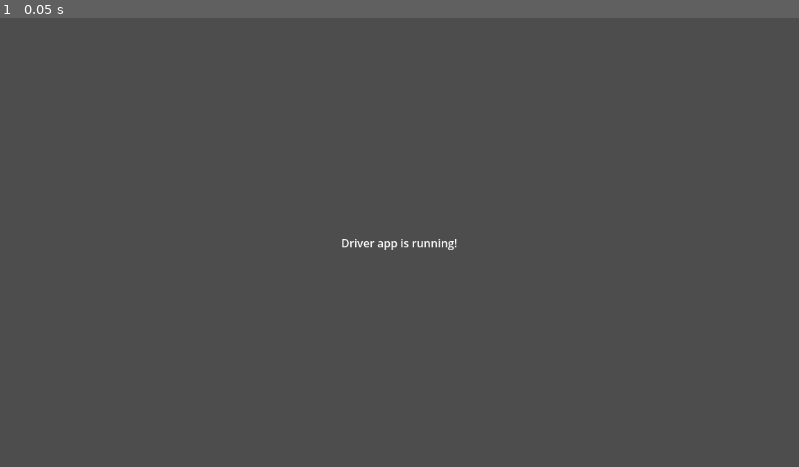
Above: before the commit, frame 1.
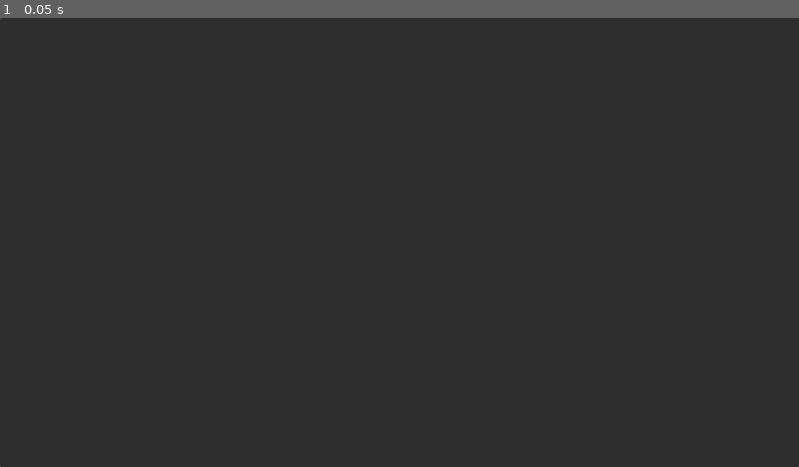
Above: after the commit, the same moment.

Repository: Andrew-Arcade/driver
Game: Godot game, scene res://scenes/cabinet_list.tscn
The game is run twice, just before and just after one commit, with the same random seed, the same clock (stepped at 60 frames per second) and the same inputs. Before the commit the project starts from res://scenes/test_scene.tscn.
Inputs:
- Up to frame 1 (0.05 s): no input

The runs differ from the first frame. In frame 1, 100% of the frame differs, in the area x 0-100%, y 0-100%.

Commit message:
feat: working on driver

Diff:
--- /dev/null
+++ b/godot-project/core/scripts/cabinet_data.gd
@@ -0,0 +1,8 @@
+extends Resource
+class_name CabinetData
+
+@export var display_name: String = "Unknown App"
+@export var developer: String = "Unknown Dev"
+@export var description: String = ""
+@export var icon: Texture2D
+@export var target_size: Vector2 = Vector2(64, 64)
--- /dev/null
+++ b/godot-project/core/scripts/force_x64.gd
@@ -0,0 +1,9 @@
+extends TextureRect
+
+func _ready():
+	expand_mode = TextureRect.EXPAND_IGNORE_SIZE
+	stretch_mode = TextureRect.STRETCH_SCALE
+
+func _process(_delta):
+	if size.x != size.y:
+		size.x = size.y
--- a/godot-project/project.godot
+++ b/godot-project/project.godot
@@ -13,7 +13,7 @@
 config/name="driver"
 config/description="Driver app for Andrew Arcade."
 config/version="0.1"
-run/main_scene="uid://deghpklpn1kwb"
+run/main_scene="uid://d2s563m8jritt"
 config/features=PackedStringArray("4.6", "Forward Plus")
 boot_splash/bg_color=Color(0, 0, 0, 1)
 boot_splash/image="uid://jkcq88qkwra1"
--- /dev/null
+++ b/godot-project/scenes/cabinet.gd
@@ -0,0 +1,37 @@
+extends Control
+
+@export var item_data : CabinetData
+
+@onready var icon_rect : TextureRect = %Icon
+@onready var display_name_label : Label = %Title
+@onready var developer_label : Label = %Developer
+@onready var description_label : Label = %Description
+
+func _ready():
+	if item_data:
+		load_data(item_data)
+
+func load_data(data: CabinetData):
+	if display_name_label:
+		display_name_label.text = data.display_name
+
+	if developer_label:
+		developer_label.text = "By: " + data.developer
+
+	if description_label:
+		description_label.text = data.description
+
+	if icon_rect:
+		if data.icon:
+			icon_rect.texture = data.icon
+		_apply_stretch(icon_rect, data.target_size)
+
+func update_icon(new_tex: Texture2D):
+	if icon_rect:
+		icon_rect.texture = new_tex
+		_apply_stretch(icon_rect, Vector2(64, 64))
+
+func _apply_stretch(rect: TextureRect, _size: Vector2):
+	rect.custom_minimum_size = _size
+	rect.expand_mode = TextureRect.EXPAND_IGNORE_SIZE
+	rect.stretch_mode = TextureRect.STRETCH_KEEP_ASPECT_CENTERED
--- /dev/null
+++ b/godot-project/scenes/cabinet.tscn
@@ -0,0 +1,86 @@
+[gd_scene format=3 uid="uid://cp8m7wpprdfu0"]
+
+[ext_resource type="Script" uid="uid://dl5p0apoxpca5" path="res://scenes/cabinet.gd" id="1_54rbh"]
+[ext_resource type="Texture2D" uid="uid://cxgev14oe2l1q" path="res://assets/sprites/error/error_x64.png" id="1_xr4xt"]
+
+[sub_resource type="LabelSettings" id="LabelSettings_xr4xt"]
+font_size = 18
+
+[sub_resource type="LabelSettings" id="LabelSettings_54rbh"]
+font_size = 14
+font_color = Color(0.91228896, 0.9122889, 0.91228884, 1)
+
+[sub_resource type="LabelSettings" id="LabelSettings_c6sfa"]
+font_size = 12
+font_color = Color(0.9137255, 0.9137255, 0.9137255, 1)
+
+[node name="Cabinet" type="Control" unique_id=1963365157]
+custom_minimum_size = Vector2(0, 128)
+layout_mode = 3
+anchors_preset = 14
+anchor_top = 0.5
+anchor_right = 1.0
+anchor_bottom = 0.5
+grow_horizontal = 2
+grow_vertical = 2
+script = ExtResource("1_54rbh")
+
+[node name="HBoxContainer" type="HBoxContainer" parent="." unique_id=128742660]
+layout_mode = 1
+anchors_preset = 15
+anchor_right = 1.0
+anchor_bottom = 1.0
+grow_horizontal = 2
+grow_vertical = 2
+
+[node name="Icon" type="TextureRect" parent="HBoxContainer" unique_id=543795736]
+unique_name_in_owner = true
+layout_mode = 2
+texture = ExtResource("1_xr4xt")
+
+[node name="VBoxContainer" type="VBoxContainer" parent="HBoxContainer" unique_id=960892757]
+layout_mode = 2
+
+[node name="Title" type="Label" parent="HBoxContainer/VBoxContainer" unique_id=454977672]
+unique_name_in_owner = true
+layout_mode = 2
+text = "Cabinet Title"
+label_settings = SubResource("LabelSettings_xr4xt")
+
+[node name="Developer" type="Label" parent="HBoxContainer/VBoxContainer" unique_id=672715838]
+unique_name_in_owner = true
+layout_mode = 2
+text = "Developer"
+label_settings = SubResource("LabelSettings_54rbh")
+
+[node name="Description" type="Label" parent="HBoxContainer/VBoxContainer" unique_id=750427669]
+unique_name_in_owner = true
+layout_mode = 2
+text = "Description"
+label_settings = SubResource("LabelSettings_c6sfa")
+
+[node name="Control" type="Control" parent="HBoxContainer" unique_id=287627013]
+layout_mode = 2
+size_flags_horizontal = 3
+
+[node name="VBoxContainer2" type="VBoxContainer" parent="HBoxContainer" unique_id=1927977699]
+layout_mode = 2
+
+[node name="Button" type="Button" parent="HBoxContainer/VBoxContainer2" unique_id=650061632]
+layout_mode = 2
+text = "Launch"
+
+[node name="VBoxContainer3" type="VBoxContainer" parent="HBoxContainer" unique_id=949073089]
+layout_mode = 2
+
+[node name="Button" type="Button" parent="HBoxContainer/VBoxContainer3" unique_id=2050393110]
+layout_mode = 2
+text = "Install"
+
+[node name="Button2" type="Button" parent="HBoxContainer/VBoxContainer3" unique_id=98402864]
+layout_mode = 2
+text = "Remove"
+
+[node name="Button3" type="Button" parent="HBoxContainer/VBoxContainer3" unique_id=1722218164]
+layout_mode = 2
+text = "Update"
--- a/godot-project/scenes/cabinet_list.gd
+++ b/godot-project/scenes/cabinet_list.gd
@@ -2,22 +2,24 @@
 
 const MASTER_LIST_URL = "https://raw.githubusercontent.com/Andrew-Arcade/driver/main/cabinets.json"
 
-@onready var list_node = $ItemList
+@export var cabinet_scene: PackedScene
+
+@onready var container_node = $VBoxContainer
 
 func _ready():
-	# Use a one-off request for the master list
 	var master_req = HTTPRequest.new()
 	add_child(master_req)
 	master_req.request_completed.connect(_on_master_list_received)
 	master_req.request(MASTER_LIST_URL)
 
 func _on_master_list_received(_result, response_code, _headers, body):
-	if response_code != 200: return
+	if response_code != 200:
+		print("Failed to load master list: ", response_code)
+		return
 
 	var data = JSON.parse_string(body.get_string_from_utf8())
 	if data and data.has("apps"):
 		for app_repo_url in data["apps"]:
-			# Build the URL for the cabinet.json
 			var raw_base = app_repo_url.replace("github.com", "raw.githubusercontent.com") + "/main/"
 			fetch_cabinet_details(raw_base)
 
@@ -34,36 +36,43 @@
 	if response_code != 200: return
 
 	var cab_data = JSON.parse_string(body.get_string_from_utf8())
-	var display_name = cab_data.get("display_name", "App")
+
+	if not cabinet_scene:
+		print("ERROR: cabinet_scene is null! Drag cabinet.tscn into the Inspector.")
+		return
+
+	var new_card = cabinet_scene.instantiate()
+	container_node.add_child(new_card)
+
+	var temp_data = CabinetData.new()
+	temp_data.display_name = cab_data.get("display_name", "Unknown App")
+	temp_data.developer = cab_data.get("developer", "Unknown Dev")
+	temp_data.description = cab_data.get("description", "No description provided.")
+
+	new_card.load_data(temp_data)
+
 	var icon_path = cab_data.get("icon", "")
+	if icon_path != "":
+		fetch_icon(base_url + icon_path, new_card)
 
-	# Create a temporary index for the item so we can update it with an image later
-	var item_index = list_node.add_item(display_name)
-
-	# If there is an icon path, go get the image
-	if icon_path != "":
-		fetch_icon(base_url + icon_path, item_index)
-
-func fetch_icon(icon_url: String, index: int):
+func fetch_icon(icon_url: String, target_card: Control):
 	var img_req = HTTPRequest.new()
 	add_child(img_req)
 	img_req.request_completed.connect(
-		func(res, code, head, body): _on_icon_received(res, code, head, body, index, img_req)
+		func(res, code, head, body): _on_icon_received(res, code, head, body, target_card, img_req)
 	)
 	img_req.request(icon_url)
 
-func _on_icon_received(_res, response_code, _head, body, index, node):
+func _on_icon_received(_res, response_code, _head, body, target_card, node):
 	node.queue_free()
 	if response_code != 200: return
 
-	# Turn the raw bytes into an Image
 	var image = Image.new()
-	var error = image.load_png_from_buffer(body) # Assuming PNG based on your JSON
+	var error = image.load_png_from_buffer(body)
 	if error != OK:
-		# If PNG fails, try JPG just in case
 		error = image.load_jpg_from_buffer(body)
 
 	if error == OK:
-		# Convert Image to Texture so the UI can show it
 		var texture = ImageTexture.create_from_image(image)
-		list_node.set_item_icon(index, texture)
+		if target_card.has_method("update_icon"):
+			target_card.update_icon(texture)
--- a/godot-project/scenes/cabinet_list.tscn
+++ b/godot-project/scenes/cabinet_list.tscn
@@ -1,6 +1,7 @@
 [gd_scene format=3 uid="uid://d2s563m8jritt"]
 
 [ext_resource type="Script" uid="uid://chan7qh325sfr" path="res://scenes/cabinet_list.gd" id="1_pl48s"]
+[ext_resource type="PackedScene" uid="uid://cp8m7wpprdfu0" path="res://scenes/cabinet.tscn" id="2_1tn6f"]
 
 [node name="CabinetList" type="Control" unique_id=778039958]
 layout_mode = 3
@@ -10,6 +11,7 @@
 grow_horizontal = 2
 grow_vertical = 2
 script = ExtResource("1_pl48s")
+cabinet_scene = ExtResource("2_1tn6f")
 
 [node name="ItemList" type="ItemList" parent="." unique_id=562951389]
 layout_mode = 1
@@ -18,7 +20,14 @@
 anchor_bottom = 1.0
 grow_horizontal = 2
 grow_vertical = 2
-icon_mode = 0
 fixed_icon_size = Vector2i(64, 64)
 
 [node name="HTTPRequest" type="HTTPRequest" parent="." unique_id=1954653519]
+
+[node name="VBoxContainer" type="VBoxContainer" parent="." unique_id=446716603]
+layout_mode = 1
+anchors_preset = 15
+anchor_right = 1.0
+anchor_bottom = 1.0
+grow_horizontal = 2
+grow_vertical = 2
--- a/godot-project/scenes/coverflow.tscn
+++ /dev/null
@@ -1,19 +0,0 @@
-[gd_scene format=3 uid="uid://dssn0vmw04apo"]
-
-[ext_resource type="Texture2D" uid="uid://jkcq88qkwra1" path="res://icon.png" id="1_73b3n"]
-
-[node name="Coverflow" type="Node3D" unique_id=1501388746]
-
-[node name="Camera3D" type="Camera3D" parent="." unique_id=306760385]
-transform = Transform3D(1, 0, 0, 0, 1, 0, 0, 0, 1, 0, 0, 5)
-
-[node name="AppCard" type="Node3D" parent="." unique_id=608871965]
-
-[node name="Sprite3D" type="Sprite3D" parent="AppCard" unique_id=1044184589]
-texture = ExtResource("1_73b3n")
-
-[node name="Label3D" type="Label3D" parent="AppCard" unique_id=2055866570]
-transform = Transform3D(1, 0, 0, 0, 1, 0, 0, 0, 1, 0, -2, 0)
-text = "Test Text Here"
-
-[node name="Label3D2" type="Label3D" parent="AppCard" unique_id=2005059974]
--- a/godot-project/scenes/test_scene.tscn
+++ /dev/null
@@ -1,24 +0,0 @@
-[gd_scene format=3 uid="uid://deghpklpn1kwb"]
-
-[node name="TestScene" type="Control" unique_id=2057086497]
-layout_mode = 3
-anchors_preset = 15
-anchor_right = 1.0
-anchor_bottom = 1.0
-grow_horizontal = 2
-grow_vertical = 2
-
-[node name="Label" type="Label" parent="." unique_id=1317891425]
-layout_mode = 1
-anchors_preset = 8
-anchor_left = 0.5
-anchor_top = 0.5
-anchor_right = 0.5
-anchor_bottom = 0.5
-offset_left = -84.0
-offset_top = -11.5
-offset_right = 84.0
-offset_bottom = 11.5
-grow_horizontal = 2
-grow_vertical = 2
-text = "Driver app is running!"
Renamed: godot-project/icon.png -> godot-project/assets/icon/icon.png
Not shown, added: godot-project/assets/icon/icon.png.import
Binary file added: godot-project/assets/sprites/error/error_x128.aseprite
Binary file added: godot-project/assets/sprites/error/error_x128.png
Not shown, added: godot-project/assets/sprites/error/error_x128.png.import
Binary file added: godot-project/assets/sprites/error/error_x64.aseprite
Binary file added: godot-project/assets/sprites/error/error_x64.png
Not shown, changed: godot-project/assets/sprites/error/error_x64.png.import
Renamed: godot-project/export_presets.cfg -> godot-project/core/build_settings/export_presets.cfg
Not shown, added: godot-project/core/scripts/cabinet_data.gd.uid
Not shown, added: godot-project/core/scripts/force_x64.gd.uid
Not shown, added: godot-project/scenes/cabinet.gd.uid
